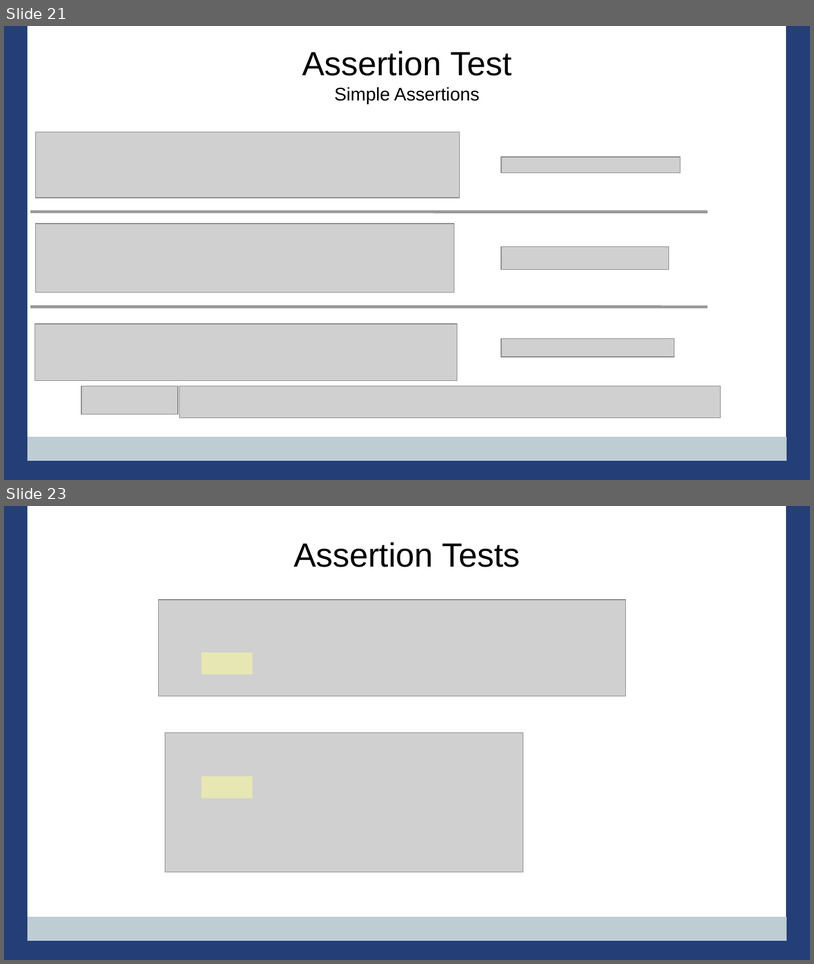
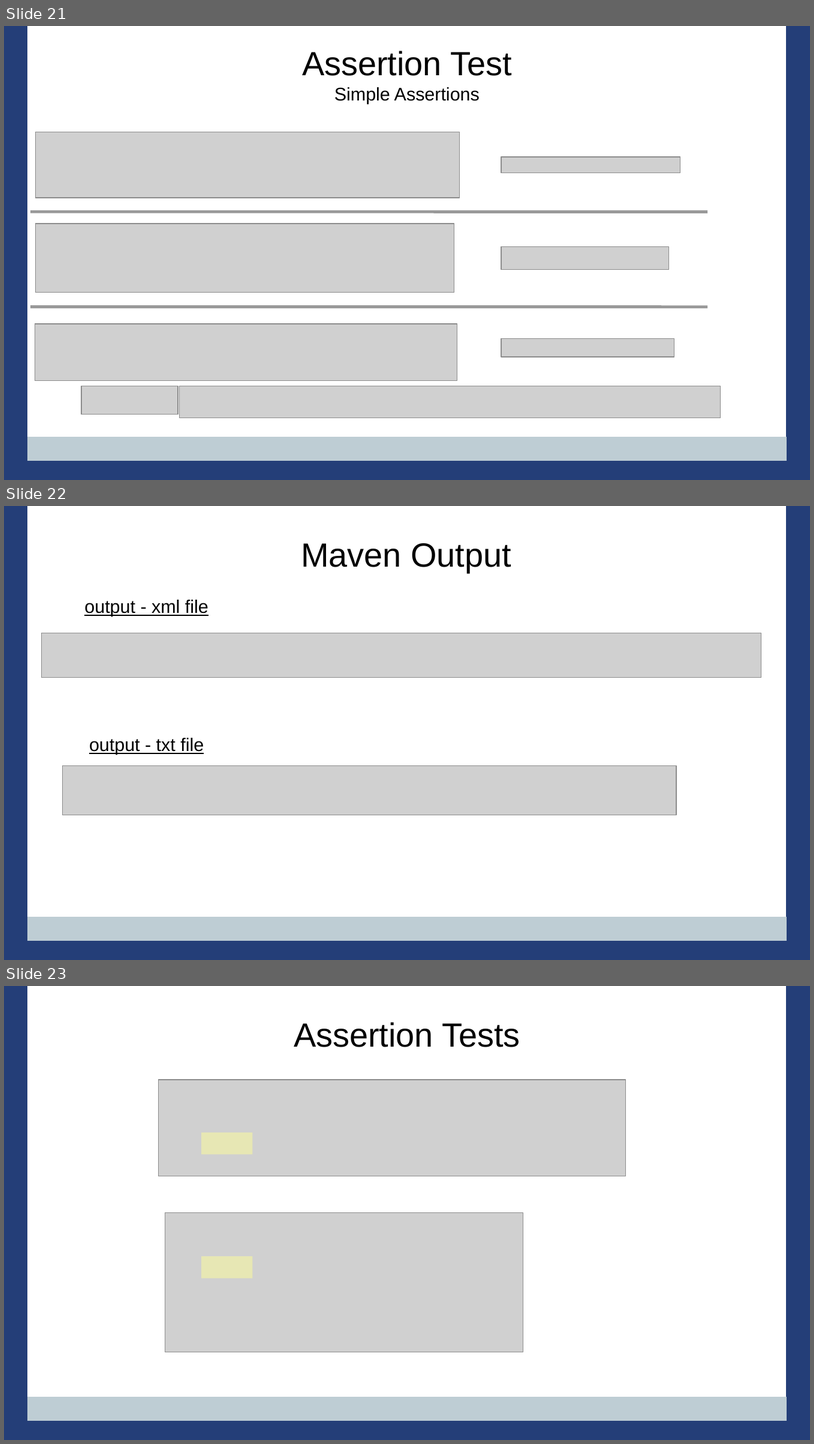
Before and after one commit to PennState/junit5-presentation, a slide deck: src/site/presentation/Junit5_Presentation_JavaOne_2016.odp. Shown one above the other, each under a label of ours: slides 21 and 23 before the commit, slides 21, 22 and 23 after it; the slides between them are not shown. The pictures are 814x964 and 814x1444 pixels, drawn with LibreOffice and Linux fonts; fonts in the diff are those of the drawing; grey boxes stand for pictures; background and template pictures are left out. Boxes give left, top, right and bottom in pixels: in the first picture for what was removed or moved away, otherwise in the second. Text is boxed around its words. In the diff, an @@ line names an element or a change of style, - is before the commit and + after.

Commit message:
latest

```diff
--- a/src/site/presentation/Junit5_Presentation_JavaOne_2016.odp
+++ b/src/site/presentation/Junit5_Presentation_JavaOne_2016.odp
@@ slide 22 added at (4,506,810,960), background #FFFFFF; not listed: 4 template elements that a slide beside it also shows @@
@@ title added at (301,543,512,573), 33 pt, text #000000 @@
+Maven Output
@@ title added at (84,600,209,616), 18 pt, text #000000, underline @@
+output - xml file
@@ picture added at (41,633,761,677) @@
@@ title added at (89,738,204,754), 18 pt, text #000000, underline @@
+output - txt file
@@ picture added at (63,766,677,815) @@
```
Also in this commit, not shown: 1 slide removed.
